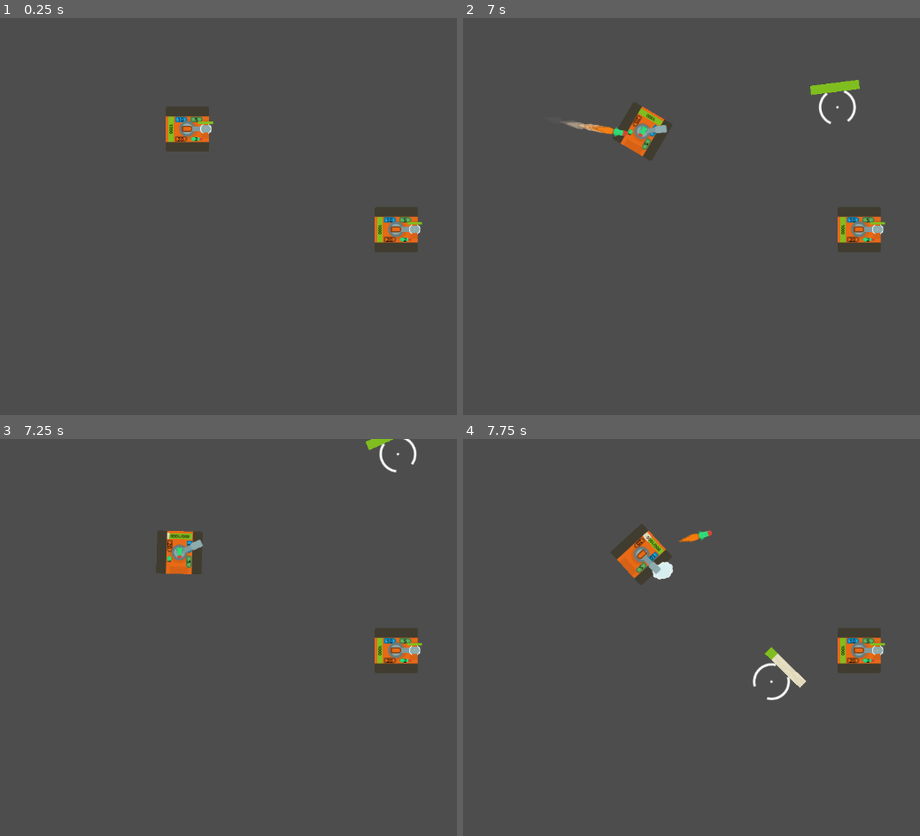
Above: before the commit, frames 1-4 (two rows, left to right).
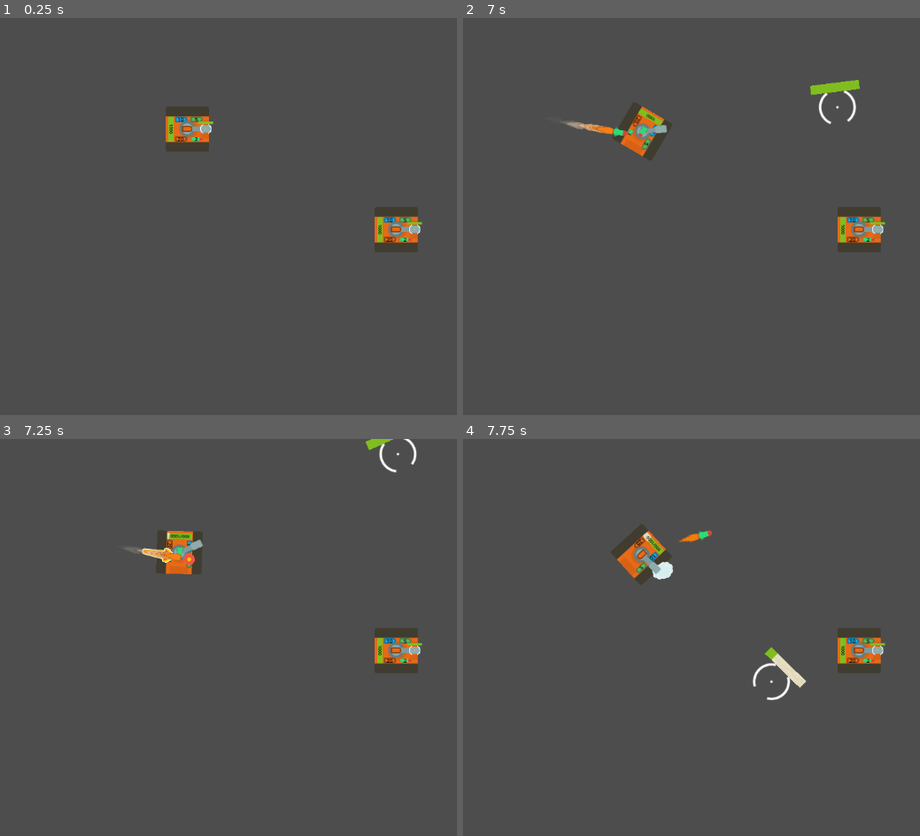
Above: after the commit, the same moments.

Repository: KakCmambnporpawwucmow/tanks_kidz
Game: Godot game, scene res://layers/test.tscn
Same seed, same stepped clock (60 frames per second), same inputs: the game is played once before the commit and once after it.
Inputs (mouse positions are in pixels of both pictures, inside the frame that each line leads up to):
- Up to frame 1 (0.25 s): no input
- Up to frame 2 (7 s): tap Enter at 0.5 s; move the mouse to (outside the picture) at 0.52 s; hold E (ammo_ap) 0.53-1.28 s; hold D (rotate_right) 0.53-2.03 s; tap W (move_forward) at 0.77, 1.52, 3.02, 3.77, 4.52, 6.02, 6.77 s; move the mouse to (673, 236) at 1.27 s; tap R (ammo_he) at 1.35 s; move the mouse to (888, 129) at 2.02 s; hold A (rotate_left) 2.03-2.78 s; hold F (ammo_heat) 2.03-2.78 s; move the mouse to (782, 295) at 2.77 s; hold D (rotate_right) 2.78-4.28 s; tap C (ammo_missile) at 2.85 s; move the mouse to (outside the picture) at 3.52 s; press the mouse at (outside the picture) at 3.53 s; move the mouse to (604, 156) at 4.27 s; release the mouse at (604, 156) at 4.28 s; hold A (rotate_left) 4.28-5.03 s; tap E (ammo_ap) at 4.35 s; move the mouse to (851, 216) at 5.02 s; hold D (rotate_right) 5.03-5.78 s; hold R (ammo_he) 5.03-5.78 s; move the mouse to (709, 117) at 5.77 s; hold A (rotate_left) from 5.78 s (still down); tap F (ammo_heat) at 5.85 s; move the mouse to (outside the picture) at 6.52 s; hold C (ammo_missile) from 6.53 s (still down)
- Up to frame 3 (7.25 s): keep holding A (rotate_left); keep holding C (ammo_missile)
- Up to frame 4 (7.75 s): move the mouse to (673, 657) at 7.27 s; release A (rotate_left) at 7.28 s; release C (ammo_missile) at 7.28 s; hold D (rotate_right) from 7.28 s (still down); click (673, 657) at 7.35 s; tap W (move_forward) at 7.52 s

Frames 1-2 are identical in both runs. In frame 3, 0.3% of the frame differs, in the area x 27-43%, y 27-32%; in frame 4, nothing differs.
Error before the commit: Trying to return value of type "Nil" from a function whose return type is "int". (res://components/damage_component.gd:11)

Commit message:
UPDATE
Для компонента health_component заменён возврат наносимого урона на реально нанессеный урон по остатку.

Diff:
--- a/components/health_component.gd
+++ b/components/health_component.gd
@@ -15,9 +15,9 @@
 func _ready():
 	current_health = max_health
 
-func take_damage(amount: float):
+func take_damage(amount: float)->int:
 	if not is_alive:
-		return
+		return 0
 
 	var old_health = current_health
 	current_health = max(0, current_health - amount)
@@ -29,6 +29,7 @@
 
 	if current_health <= 0:
 		die()
+	return old_health - current_health
 
 func die():
 	if not is_alive:
